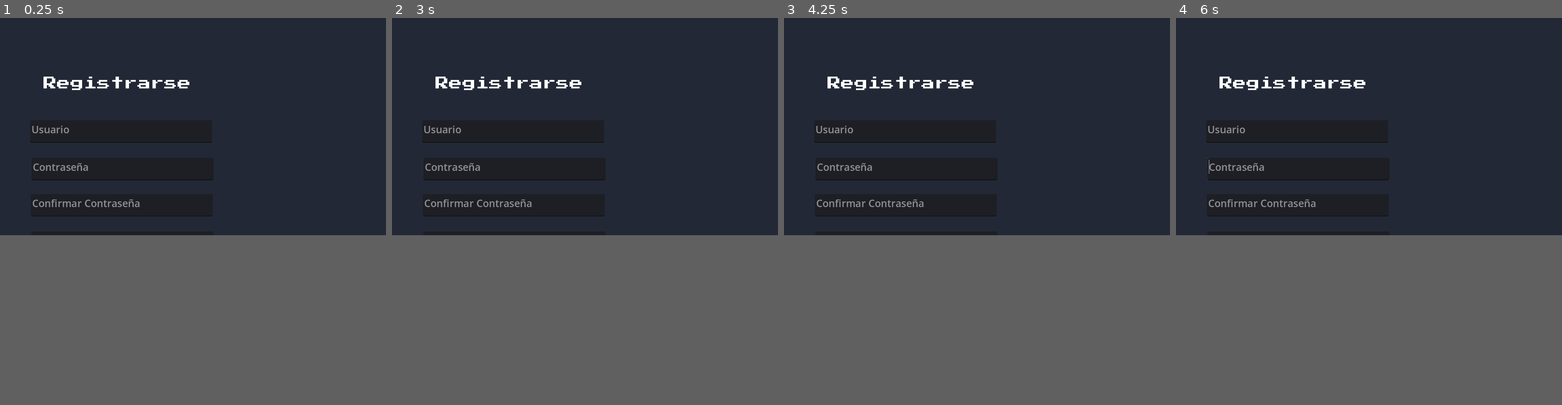
Above: before the commit, frames 1-4 (left to right).
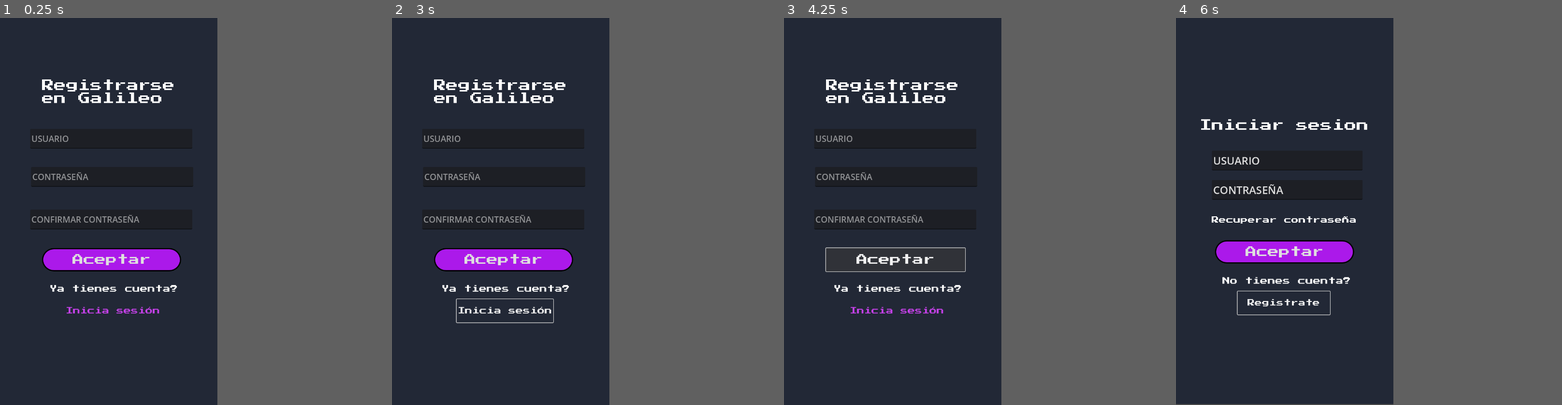
Above: after the commit, the same moments.

Repository: TonyCast2005/Galileo
Game: Godot game, scene res://escenas/usuario/registro/registrarse.tscn
Two runs of this game, one before a commit and one after it. Both use one fixed random seed, a clock stepped at 60 frames per second and the inputs below. This scene is started directly instead of the project's main scene.
Inputs (mouse positions are in pixels of both pictures, inside the frame that each line leads up to):
- Up to frame 1 (0.25 s): no input
- Up to frame 2 (3 s): click (592, 180) at 0.5 s, where only the run after the commit has a clickable "Inicia sesión"; click (588, 153) at 1.25 s, where only the run after the commit has a clickable "Aceptar"; click (588, 153) at 2 s, where only the run after the commit has a clickable "Aceptar"; click (592, 180) at 2.75 s, where only the run after the commit has a clickable "Inicia sesión"
- Up to frame 3 (4.25 s): click (980, 153) at 3.5 s, where only the run after the commit has a clickable "Aceptar"
- Up to frame 4 (6 s): click (1376, 180) at 4.25 s, where only the run after the commit has a clickable "Inicia sesión"; tap Enter at 5 s; click (1369, 176) at 5.75 s, where only the run after the commit has a clickable "Registrate"
The window is 799x449 before the commit and 450x800 after it. Grey fills any space a smaller window leaves; there, only what the larger window draws over its background counts as a difference.

The runs differ from the first frame. In frame 1, 4.6% of the frame differs, in the area x 7-56%, y 15-77%; in frame 2, 4.8%; in frame 3, 3.0%; in frame 4, 5.0%, in the area x 0-57%, y 15-100%.

Commit message:
prueba 1

Diff:
--- a/galileo/escenas/usuario/registro/iniciarSesion.tscn
+++ b/galileo/escenas/usuario/registro/iniciarSesion.tscn
@@ -39,9 +39,28 @@
 anchors_preset = 15
 anchor_right = 1.0
 anchor_bottom = 1.0
+offset_bottom = -3.0
 grow_horizontal = 2
 grow_vertical = 2
 color = Color(0.133333, 0.156863, 0.211765, 1)
+
+[node name="LineEdit" type="LineEdit" parent="."]
+layout_mode = 0
+offset_left = 119.0
+offset_top = 439.0
+offset_right = 618.0
+offset_bottom = 504.0
+theme_override_font_sizes/font_size = 35
+text = "USUARIO"
+
+[node name="LineEdit2" type="LineEdit" parent="."]
+layout_mode = 0
+offset_left = 119.0
+offset_top = 536.0
+offset_right = 618.0
+offset_bottom = 601.0
+theme_override_font_sizes/font_size = 35
+text = "CONTRASEÑA"
 
 [node name="Label" type="Label" parent="."]
 layout_mode = 0
@@ -52,24 +71,6 @@
 theme_override_fonts/font = ExtResource("1_bywbm")
 theme_override_font_sizes/font_size = 40
 text = "Iniciar sesion"
-
-[node name="usuario" type="TextEdit" parent="."]
-layout_mode = 0
-offset_left = 86.0
-offset_top = 430.0
-offset_right = 629.0
-offset_bottom = 497.0
-theme_override_font_sizes/font_size = 30
-placeholder_text = "Usuario"
-
-[node name="contraseña" type="TextEdit" parent="."]
-layout_mode = 0
-offset_left = 90.0
-offset_top = 542.0
-offset_right = 633.0
-offset_bottom = 609.0
-theme_override_font_sizes/font_size = 30
-placeholder_text = "Contraseña"
 
 [node name="Registrar" type="Button" parent="."]
 layout_mode = 0
@@ -100,7 +101,7 @@
 offset_left = 154.0
 offset_top = 857.0
 offset_right = 579.0
-offset_bottom = 929.0
+offset_bottom = 932.0
 theme_override_fonts/font = ExtResource("1_bywbm")
 theme_override_font_sizes/font_size = 25
 text = "No tienes cuenta?"
--- a/galileo/escenas/usuario/registro/registrarse.gd
+++ b/galileo/escenas/usuario/registro/registrarse.gd
@@ -2,5 +2,5 @@
 var change_scene = preload("res://escenas/usuario/registro/iniciarSesion.tscn")
 
 func _on_inicias_sesion_pressed() -> void:
-	get_tree().change_scene_to_packed(change_scene)
-	pass # Replace with function body.
+    get_tree().change_scene_to_packed(change_scene)
+    pass # Replace with function body.
--- a/galileo/escenas/usuario/registro/registrarse.tscn
+++ b/galileo/escenas/usuario/registro/registrarse.tscn
@@ -41,49 +41,48 @@
 
 [node name="Label" type="Label" parent="."]
 layout_mode = 0
-offset_left = 130.0
-offset_top = 175.0
-offset_right = 593.0
-offset_bottom = 272.0
+offset_left = 139.0
+offset_top = 203.0
+offset_right = 602.0
+offset_bottom = 300.0
 theme_override_fonts/font = ExtResource("1_svshf")
 theme_override_font_sizes/font_size = 40
-text = "Registrarse"
+text = "Registrarse
+		en Galileo"
 
-[node name="usuario" type="TextEdit" parent="."]
+[node name="usuario" type="LineEdit" parent="."]
+layout_mode = 1
+anchors_preset = -1
+anchor_left = 0.5
+anchor_top = 0.473
+anchor_right = 0.57
+anchor_bottom = 0.5
+offset_left = -260.0
+offset_top = -238.44
+offset_right = 226.6
+offset_bottom = -208.0
+grow_horizontal = 2
+grow_vertical = 2
+theme_override_font_sizes/font_size = 28
+placeholder_text = "USUARIO"
+
+[node name="CONTRASEÑA" type="LineEdit" parent="."]
 layout_mode = 0
-offset_left = 90.0
-offset_top = 305.0
-offset_right = 633.0
-offset_bottom = 372.0
-theme_override_font_sizes/font_size = 30
-placeholder_text = "Usuario"
+offset_left = 100.0
+offset_top = 634.0
+offset_right = 637.0
+offset_bottom = 699.0
+theme_override_font_sizes/font_size = 28
+placeholder_text = "CONFIRMAR CONTRASEÑA"
 
-[node name="contraseña" type="TextEdit" parent="."]
+[node name="CONTRASEÑA2" type="LineEdit" parent="."]
 layout_mode = 0
-offset_left = 94.0
-offset_top = 417.0
-offset_right = 637.0
-offset_bottom = 484.0
-theme_override_font_sizes/font_size = 30
-placeholder_text = "Contraseña"
-
-[node name="confirmarContraseña" type="TextEdit" parent="."]
-layout_mode = 0
-offset_left = 92.0
-offset_top = 525.0
-offset_right = 635.0
-offset_bottom = 592.0
-theme_override_font_sizes/font_size = 30
-placeholder_text = "Confirmar Contraseña"
-
-[node name="correo" type="TextEdit" parent="."]
-layout_mode = 0
-offset_left = 94.0
-offset_top = 637.0
-offset_right = 637.0
-offset_bottom = 704.0
-theme_override_font_sizes/font_size = 30
-placeholder_text = "Correo electrónico"
+offset_left = 103.0
+offset_top = 493.0
+offset_right = 640.0
+offset_bottom = 558.0
+theme_override_font_sizes/font_size = 28
+placeholder_text = "CONTRASEÑA"
 
 [node name="aceptar" type="Button" parent="."]
 layout_mode = 0
--- a/galileo/project.godot
+++ b/galileo/project.godot
@@ -15,6 +15,13 @@
 config/features=PackedStringArray("4.4", "Mobile")
 config/icon="res://icon.svg"
 
+[display]
+
+window/size/viewport_width=720
+window/size/viewport_height=1280
+window/stretch/mode="viewport"
+window/stretch/aspect="expand"
+
 [rendering]
 
 renderer/rendering_method="mobile"
